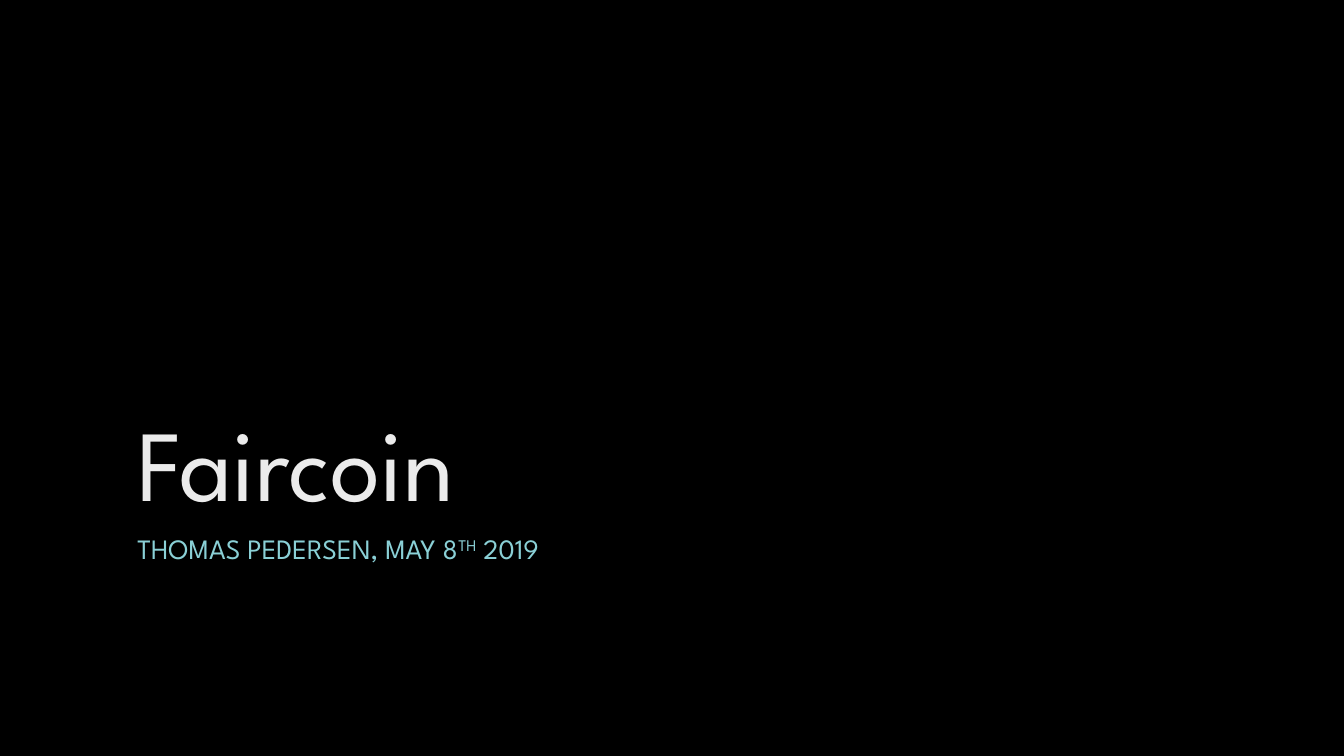
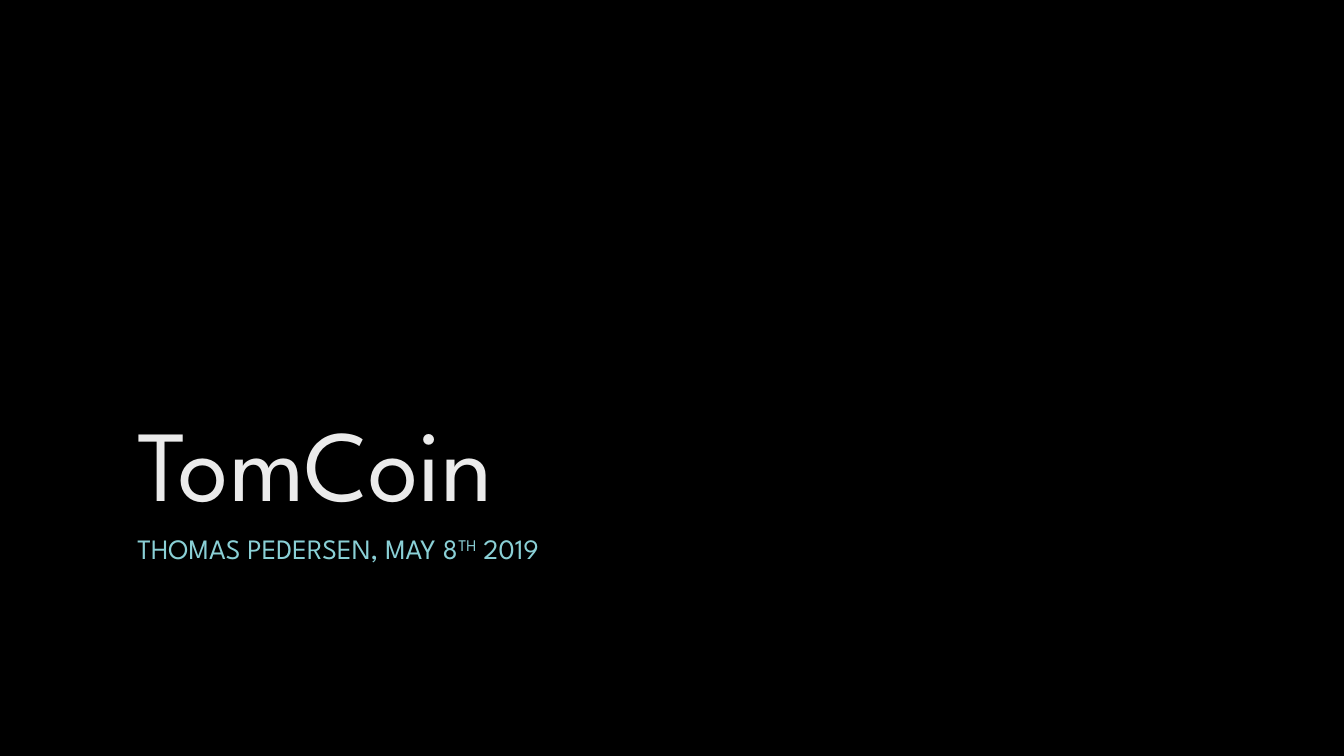
Before and after one commit to toep/FairCoin, a slide deck: slide 1 of Presentation.pptx. Drawn at 1344x756 pixels with LibreOffice and Linux fonts; fonts in the diff are those of the drawing; background and template pictures are left out. Boxes give left, top, right and bottom in pixels: in the first picture for what was removed or moved away, otherwise in the second. Text is boxed around its words. In the diff, an @@ line names an element or a change of style, - is before the commit and + after.

```diff
--- a/Presentation.pptx
+++ b/Presentation.pptx
@@ title at [137,433,492,503]: text changed @@
-Faircoin
+TomCoin
```
Also in this commit, not shown: 2 other slides changed, 4 other files.
